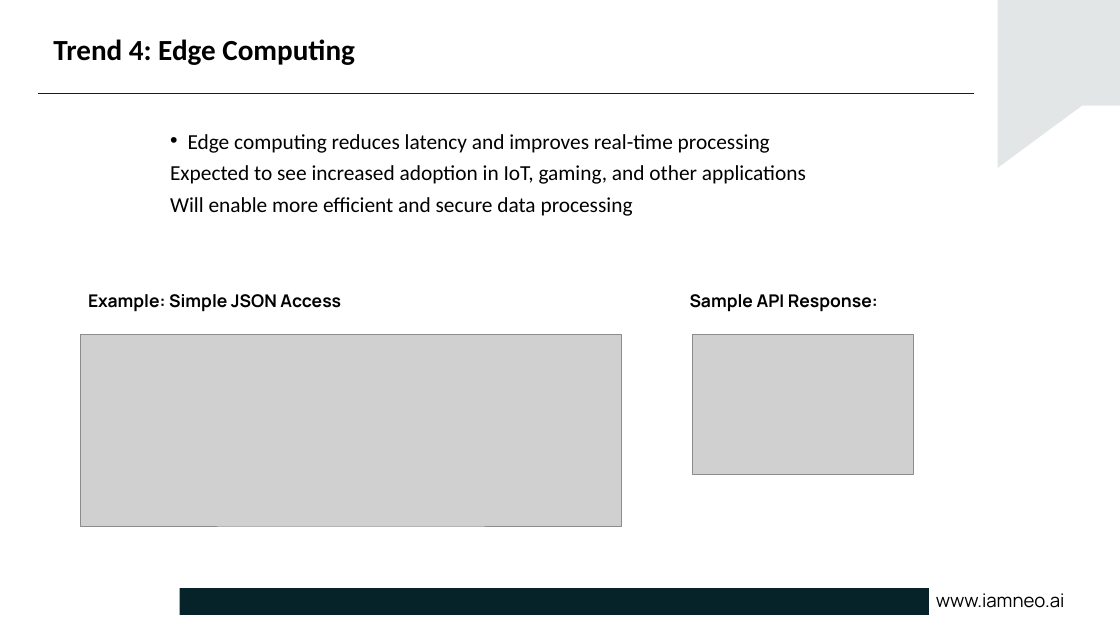
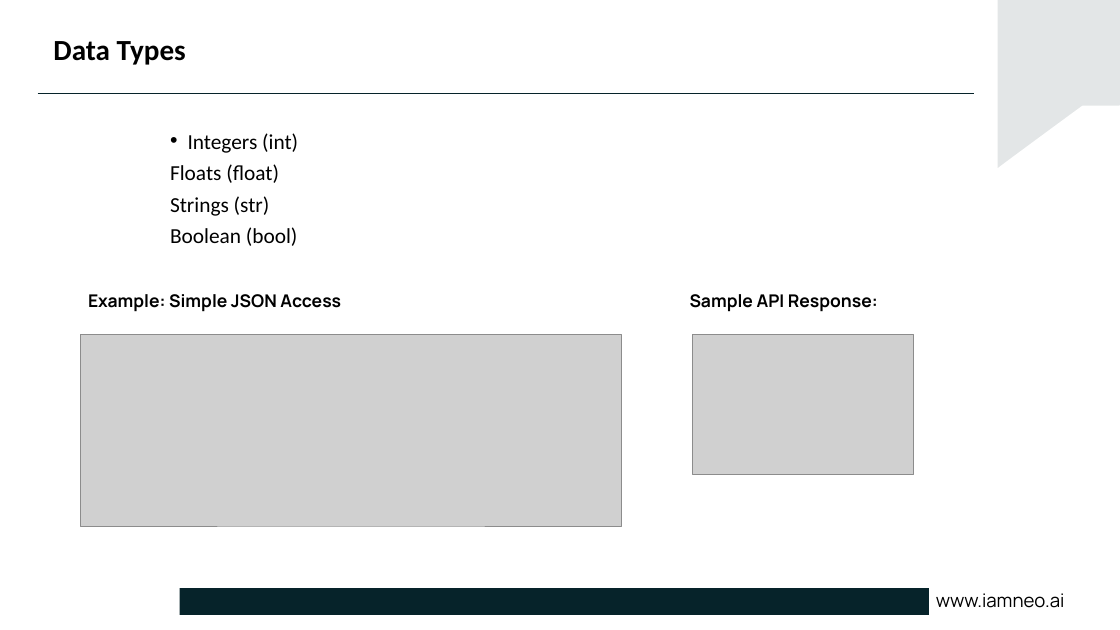
Before and after one commit to DivakarSathees/PptxGenerator-python, a slide deck: slide 5 of Cloud_Trends_2025.pptx. Drawn at 1120x630 pixels with LibreOffice and Linux fonts; fonts in the diff are those of the drawing; grey boxes stand for pictures; background and template pictures are left out. Boxes give left, top, right and bottom in pixels: in the first picture for what was removed or moved away, otherwise in the second. Text is boxed around its words. In the diff, an @@ line names an element or a change of style, - is before the commit and + after.

```diff
--- a/Cloud_Trends_2025.pptx
+++ b/Cloud_Trends_2025.pptx
@@ title at bbox=[53, 41, 186, 65]: text changed @@
-Trend 4: Edge Computing
+Data Types
@@ text at bbox=[170, 133, 298, 246]: text changed @@
-• Edge computing reduces latency and improves real-time processing
-Expected to see increased adoption in IoT, gaming, and other applications
-Will enable more efficient and secure data processing
+• Integers (int)
+Floats (float)
+Strings (str)
+Boolean (bool)
```
Also in this commit, not shown: 11 other slides changed, 3 other files.
